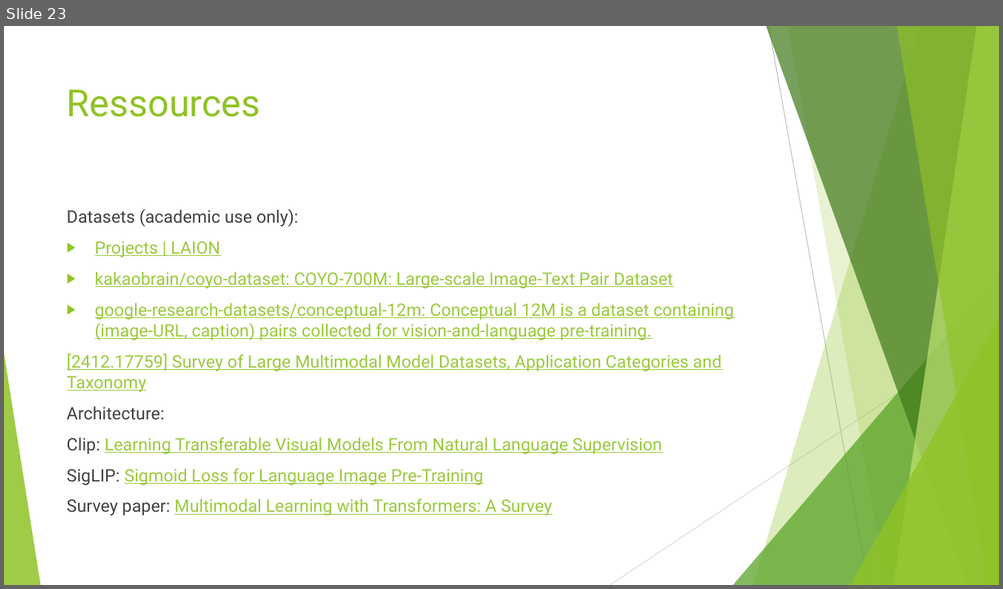
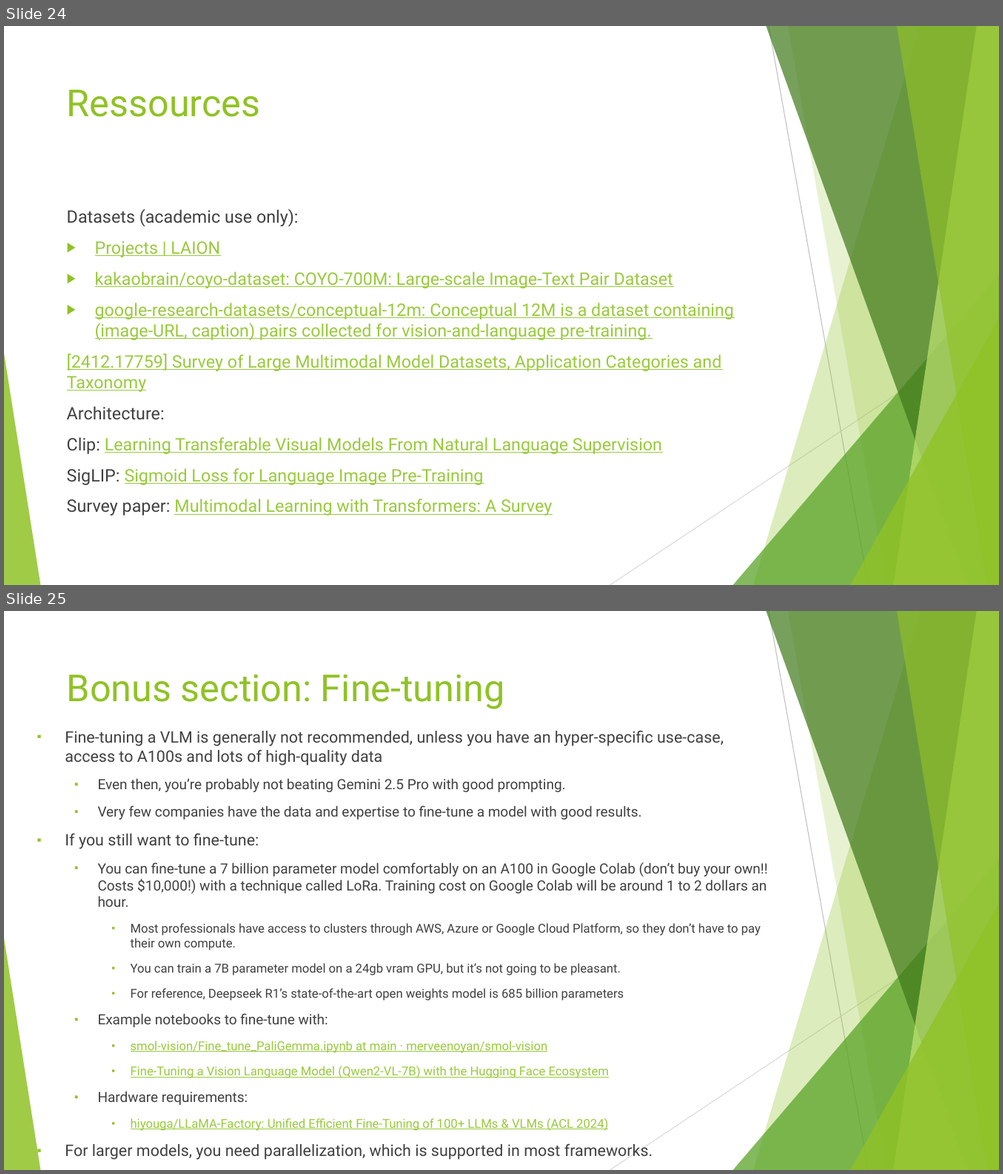
Before and after one commit to Mar-Dal/multimodal_pres, a slide deck: presentation/multimodal_presentation_2025-06-13.pptx. Shown one above the other, each under a label of ours: slide 23 before the commit, slides 24 and 25 after it. The pictures are 1003x589 and 1003x1174 pixels, drawn with LibreOffice and Linux fonts; fonts in the diff are those of the drawing. Boxes give left, top, right and bottom in pixels: in the first picture for what was removed or moved away, otherwise in the second. Text is boxed around its words. In the diff, an @@ line names an element or a change of style, - is before the commit and + after.

```diff
--- a/presentation/multimodal_presentation_2025-06-13.pptx
+++ b/presentation/multimodal_presentation_2025-06-13.pptx
@@ slide 25 added at box(4, 611, 999, 1170), background #FFFFFF; not listed: 10 template elements that a slide beside it also shows @@
@@ title added at box(67, 674, 505, 709), 36 pt, text #90C226 @@
+Bonus section: Fine-tuning
@@ text added at box(65, 730, 767, 1160), 11.9 pt, text #404040 @@
+▪ Fine-tuning a VLM is generally not recommended, unless you have an hyper-specific use-case, access to A100s and lots of high-quality data
+  ▪ Even then, you’re probably not beating Gemini 2.5 Pro with good prompting.
+  ▪ Very few companies have the data and expertise to fine-tune a model with good results.
+▪ If you still want to fine-tune:
+  ▪ You can fine-tune a 7 billion parameter model comfortably on an A100 in Google Colab (don’t buy your own!! Costs $10,000!) with a technique called LoRa. Training cost on Google Colab will be around 1 to 2 dollars an hour.
+    ▪ Most professionals have access to clusters through AWS, Azure or Google Cloud Platform, so they don’t have to pay their own compute.
+    ▪ You can train a 7B parameter model on a 24gb vram GPU, but it’s not going to be pleasant.
+    ▪ For reference, Deepseek R1’s state-of-the-art open weights model is 685 billion parameters
+  ▪ Example notebooks to fine-tune with:
+    ▪ smol-vision/Fine_tune_PaliGemma.ipynb at main · merveenoyan/smol-vision
+    ▪ Fine-Tuning a Vision Language Model (Qwen2-VL-7B) with the Hugging Face Ecosystem
+  ▪ Hardware requirements:
+    ▪ hiyouga/LLaMA-Factory: Unified Efficient Fine-Tuning of 100+ LLMs & VLMs (ACL 2024)
+▪ For larger models, you need parallelization, which is supported in most frameworks.
@@ what was slide 23 is now slide 24 @@
```
Also in this commit, not shown: 4 slides changed, 1 other slide added.
